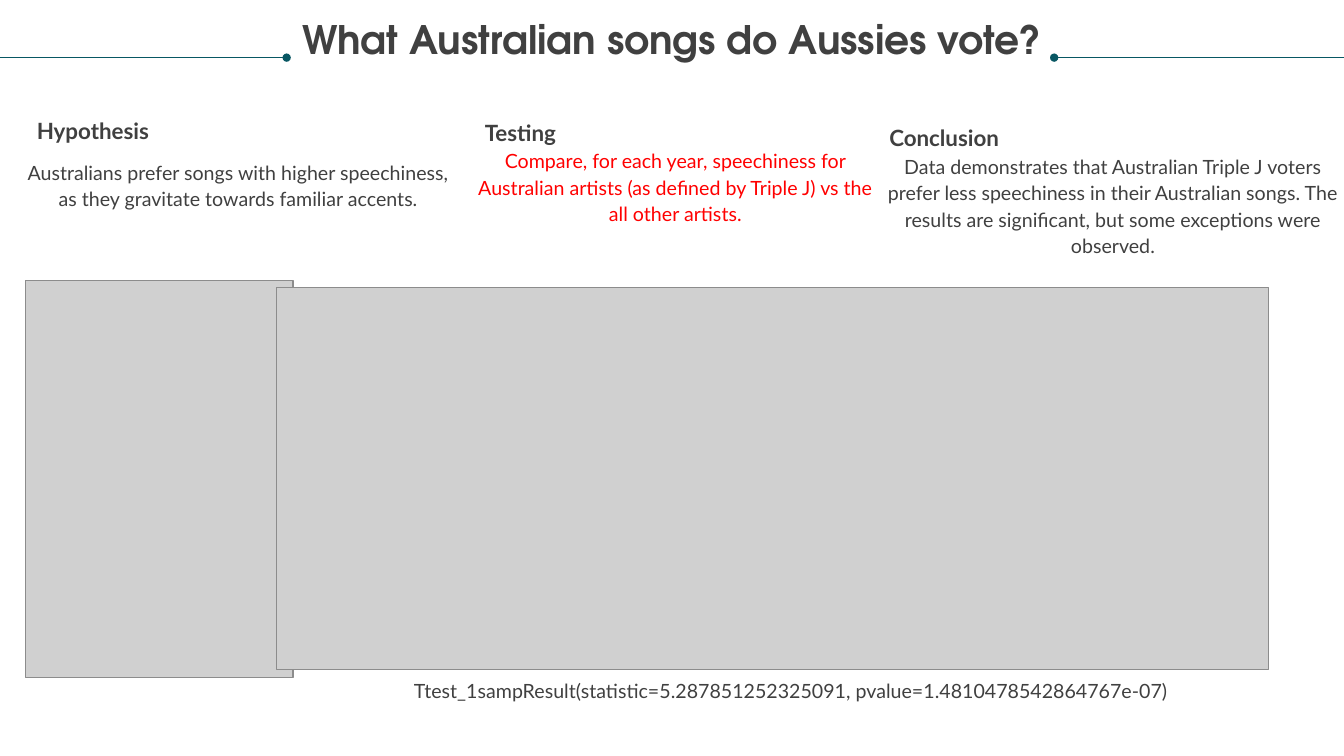
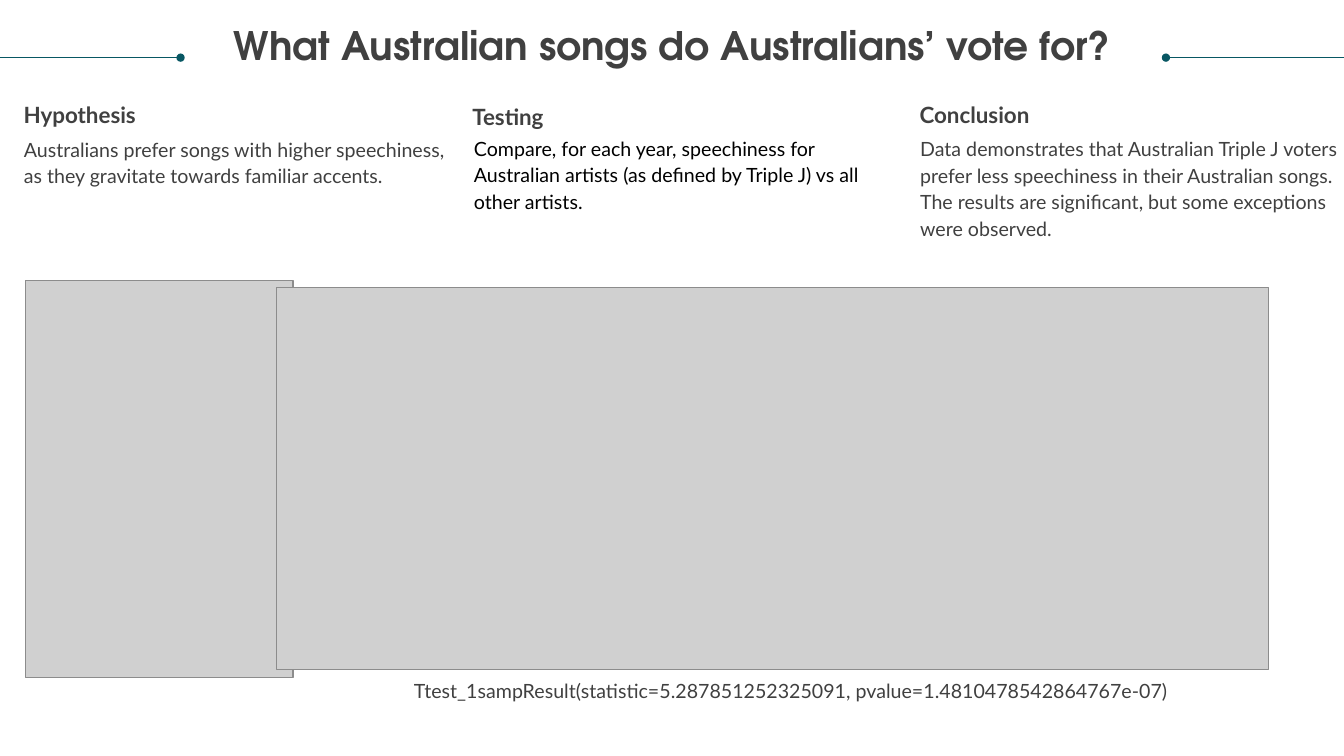
Before and after one commit to relaernu/project_1, a slide deck: slide 12 of Documents/Let the music speak.pptx (slide 13 before the commit). Drawn at 1344x756 pixels with LibreOffice and Linux fonts; fonts in the diff are those of the drawing; grey boxes stand for pictures. Boxes give left, top, right and bottom in pixels: in the first picture for what was removed or moved away, otherwise in the second. Text is boxed around its words. In the diff, an @@ line names an element or a change of style, - is before the commit and + after.

```diff
--- a/Documents/Let the music speak.pptx
+++ b/Documents/Let the music speak.pptx
@@ arrow moved from (0, 57) - (286, 57) to (0, 57) - (180, 57) @@
@@ text at <box>234,30,1110,69</box>: text changed @@
-What Australian songs do Aussies vote?
+What Australian songs do Australians’ vote for?
@@ arrow moved from (1055, 57) - (1344, 57) to (1167, 57) - (1344, 57) @@
@@ text "Hypothesis": place and size @@
-text "Hypothesis" at <box>37,122,149,143</box>
+text "Hypothesis" at <box>24,106,136,127</box>
@@ text "Testing": place and size @@
-text "Testing" at <box>485,124,556,145</box>
+text "Testing" at <box>472,108,543,129</box>
@@ text "Conclusion": place and size @@
-text "Conclusion" at <box>889,129,999,146</box>
+text "Conclusion" at <box>920,106,1030,123</box>
@@ text "Australians prefer songs with higher ...": place and size @@
-text "Australians prefer songs with higher ..." at <box>28,165,448,210</box>
+text "Australians prefer songs with higher ..." at <box>24,142,444,187</box>
@@ text "Australians prefer songs with higher ..." at <box>24,142,444,187</box>: alignment centre to left @@
@@ text at <box>474,141,858,209</box>: text changed; text colour #FF0000 to #000000 @@
-Compare, for each year, speechiness for Australian artists (as defined by Triple J) vs the all other artists.
+Compare, for each year, speechiness for Australian artists (as defined by Triple J) vs all other artists.
@@ text "Data demonstrates that Australian Triple ..." at <box>920,141,1337,236</box>: alignment centre to left @@
@@ text "Data demonstrates that Australian Triple ...": place and size @@
-text "Data demonstrates that Australian Triple ..." at <box>888,159,1338,231</box>
+text "Data demonstrates that Australian Triple ..." at <box>920,141,1337,236</box>
```
Also in this commit, not shown: 14 other slides changed, 1 slide removed.
